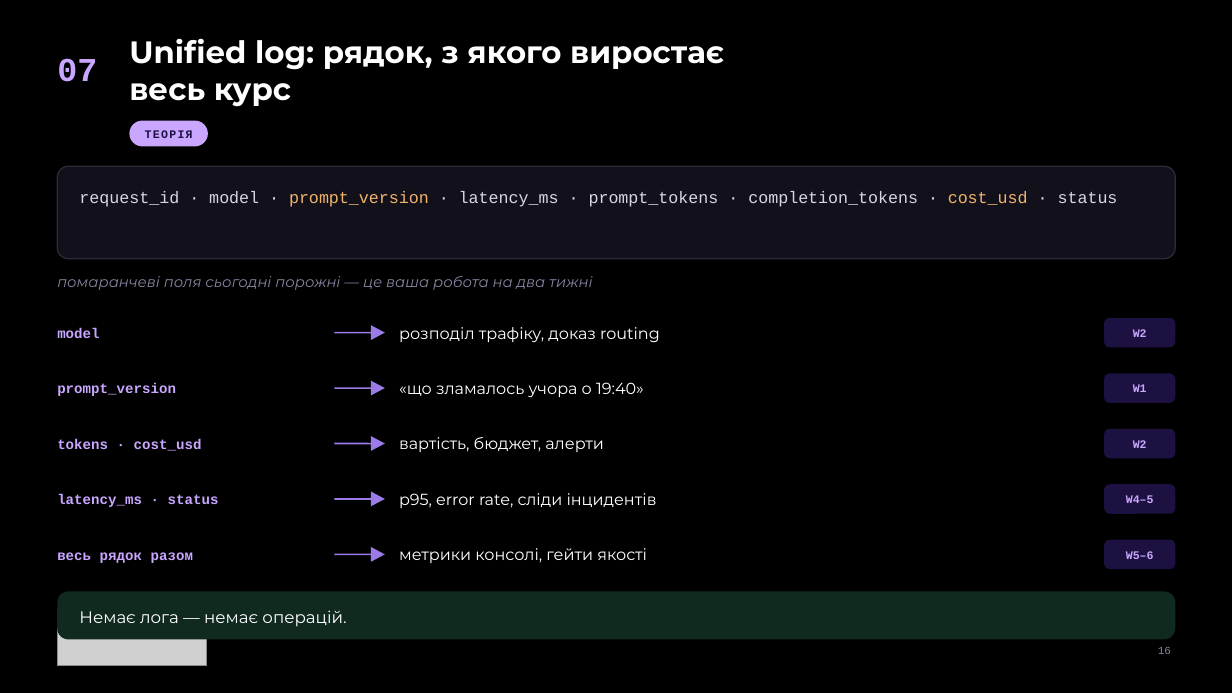
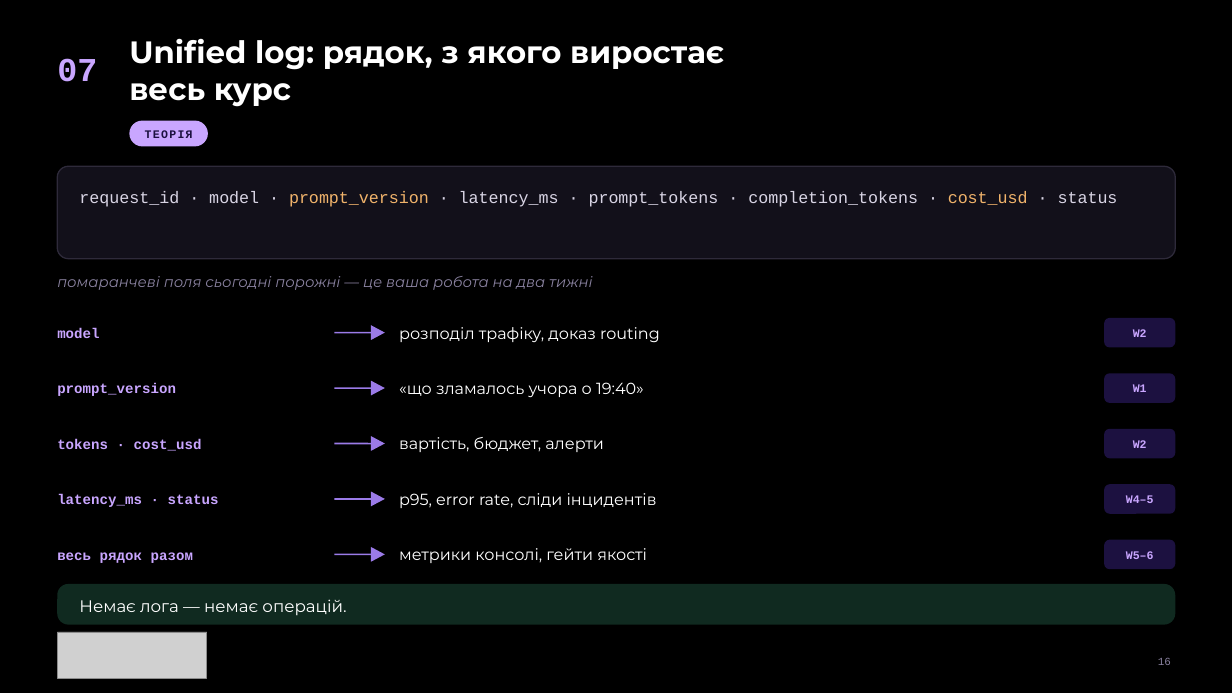
Before and after one commit to TarasFedorenkoFTV/llmops-bootcamp, a slide deck: slide 16 of docs/decks/L01.pptx. Drawn at 1232x693 pixels with LibreOffice and Linux fonts; fonts in the diff are those of the drawing; grey boxes stand for pictures; background and template pictures are left out. Boxes give left, top, right and bottom in pixels: in the first picture for what was removed or moved away, otherwise in the second. Text is boxed around its words. In the diff, an @@ line names an element or a change of style, - is before the commit and + after.

```diff
--- a/docs/decks/L01.pptx
+++ b/docs/decks/L01.pptx
@@ rounded rectangle: place and size @@
-rounded rectangle at [57, 592, 1176, 640]
+rounded rectangle at [57, 584, 1176, 625]
@@ rounded rectangle at [57, 584, 1176, 625]: proportions changed @@
@@ text "Немає лога — немає операцій.": place and size @@
-text "Немає лога — немає операцій." at [79, 610, 346, 627]
+text "Немає лога — немає операцій." at [79, 599, 346, 616]
@@ picture: place and size @@
-picture at [57, 619, 207, 665]
+picture at [57, 632, 207, 678]
@@ page number: place and size @@
-page number at [1158, 647, 1171, 654]
+page number at [1158, 658, 1171, 665]
```
Also in this commit, not shown: 22 other slides changed, 14 other files.
